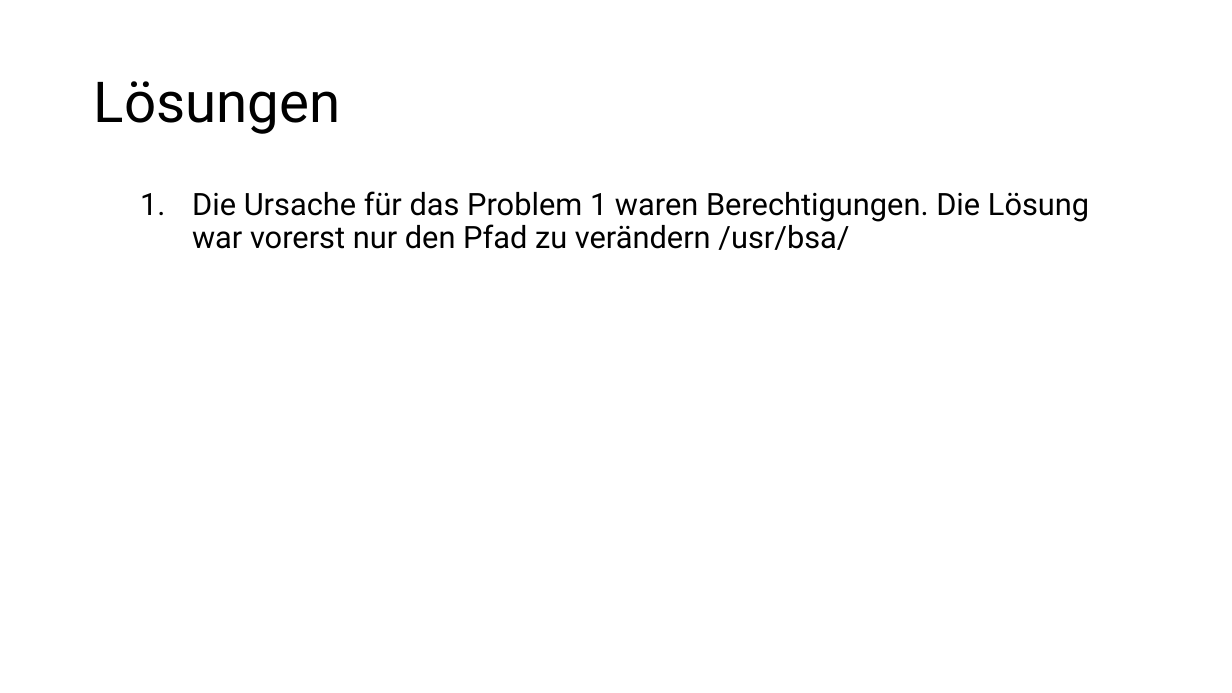
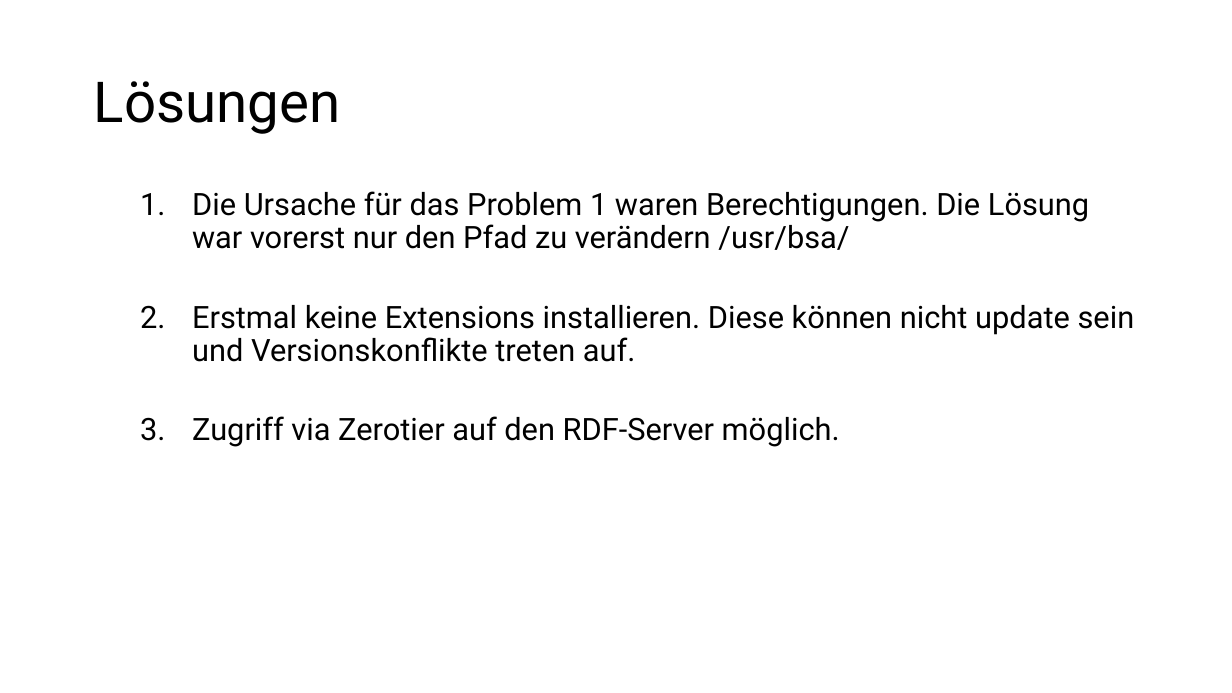
Before and after one commit to SuperHueseyin/DokuWiki, a slide deck: slide 3 of DokuWiki.odp. Drawn at 1232x693 pixels with LibreOffice and Linux fonts; fonts in the diff are those of the drawing. Boxes give left, top, right and bottom in pixels: in the first picture for what was removed or moved away, otherwise in the second. Text is boxed around its words. In the diff, an @@ line names an element or a change of style, - is before the commit and + after.

```diff
--- a/DokuWiki.odp
+++ b/DokuWiki.odp
@@ text at (x1=192, y1=305, x2=1135, y2=447): paragraphs added @@
+  2. Erstmal keine Extensions installieren. Diese können nicht update sein und Versionskonflikte treten auf.
+  3. Zugriff via Zerotier auf den RDF-Server möglich.
```
Also in this commit, not shown: 1 other slide changed.
